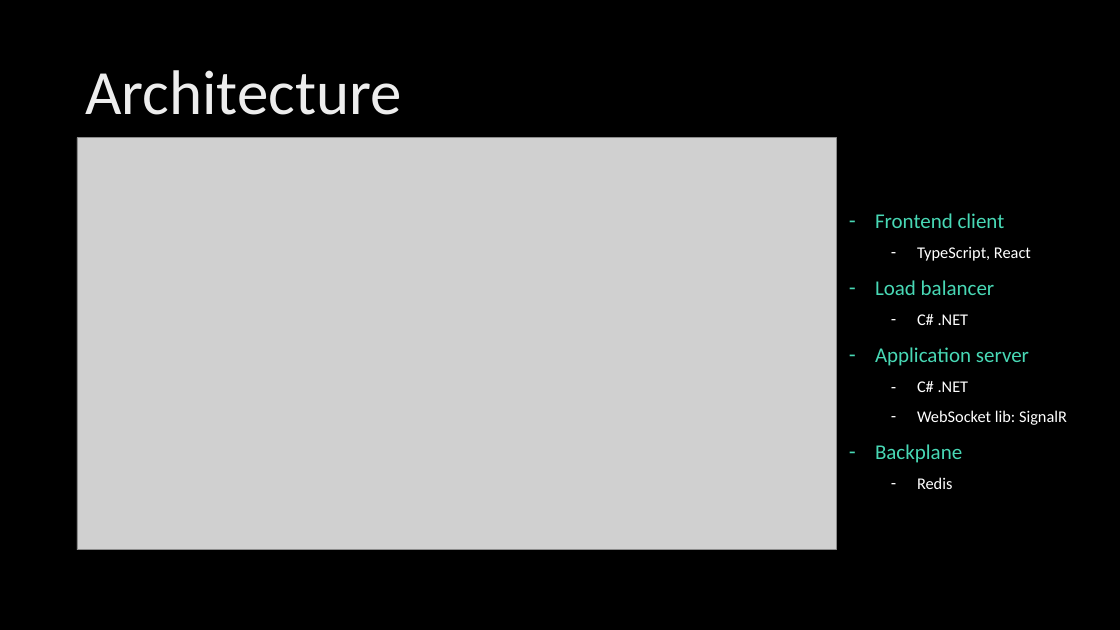
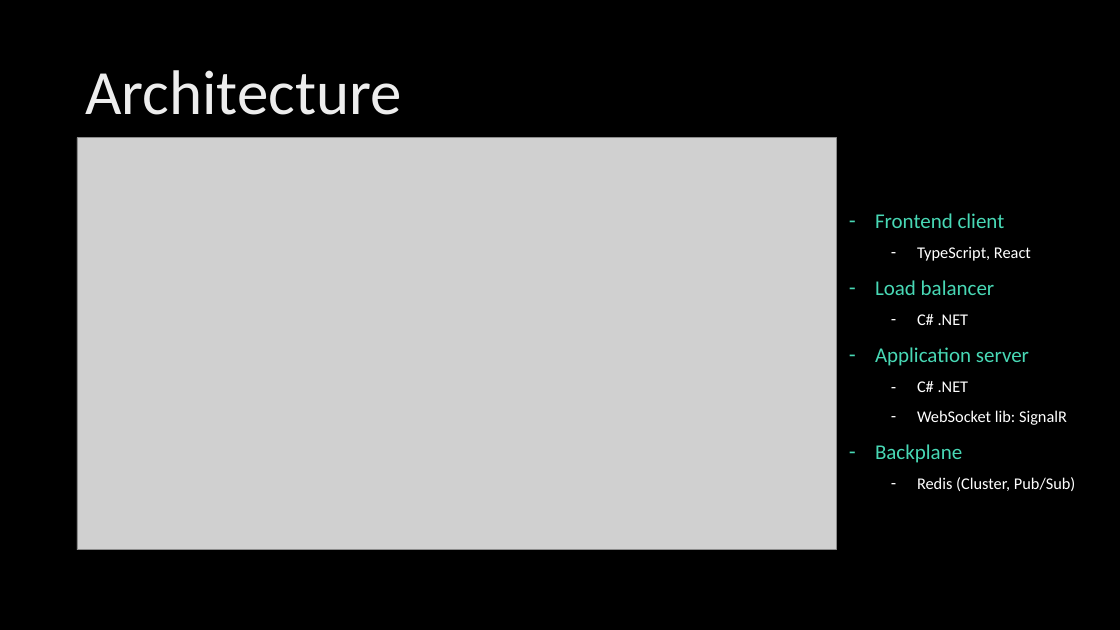
Before and after one commit to VilleKylmamaa/Distributed-Systems-Project, a slide deck: slide 3 of _Documentation/Powerpoint/Distr_Chat_Presentation.pptx. Drawn at 1120x630 pixels with LibreOffice and Linux fonts; fonts in the diff are those of the drawing; grey boxes stand for pictures; background and template pictures are left out. Boxes give left, top, right and bottom in pixels: in the first picture for what was removed or moved away, otherwise in the second. Text is boxed around its words. In the diff, an @@ line names an element or a change of style, - is before the commit and + after.

```diff
--- a/_Documentation/Powerpoint/Distr_Chat_Presentation.pptx
+++ b/_Documentation/Powerpoint/Distr_Chat_Presentation.pptx
@@ text at <box>917,477,1076,491</box>: text changed @@
-  – Redis
+  – Redis (Cluster, Pub/Sub)
```
Also in this commit, not shown: 1 other slide changed, 1 slide added.
